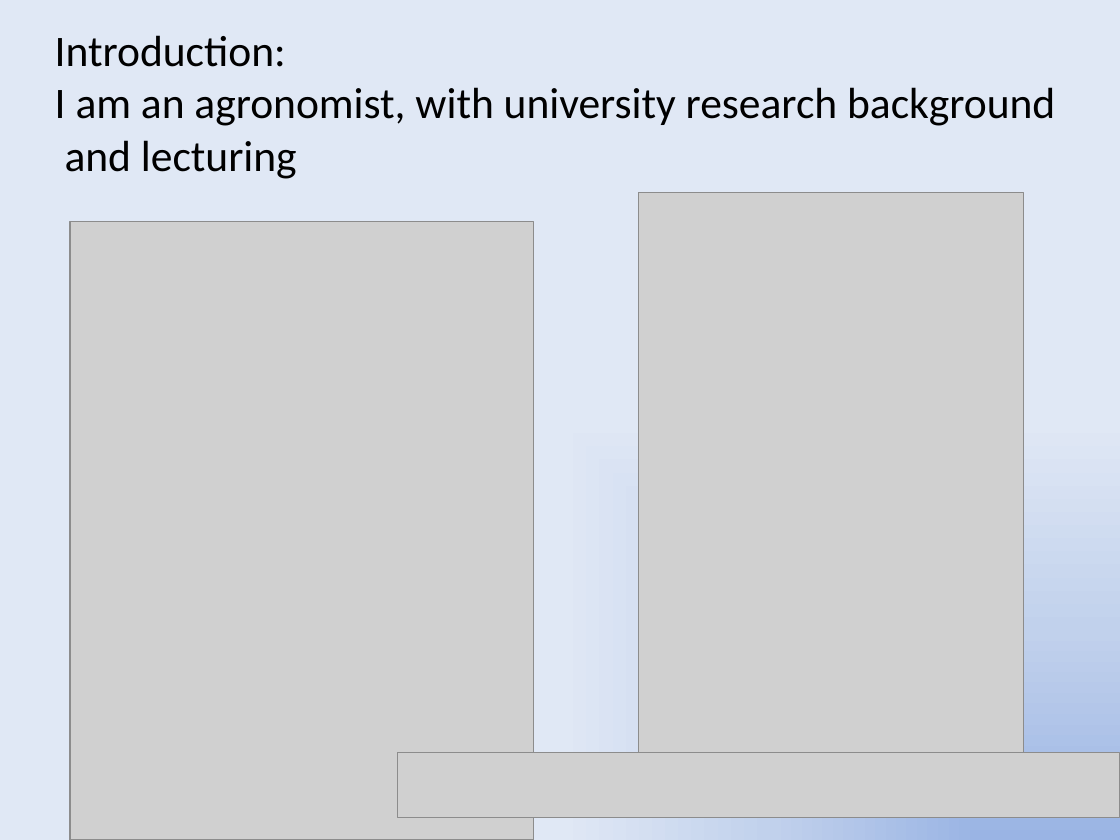
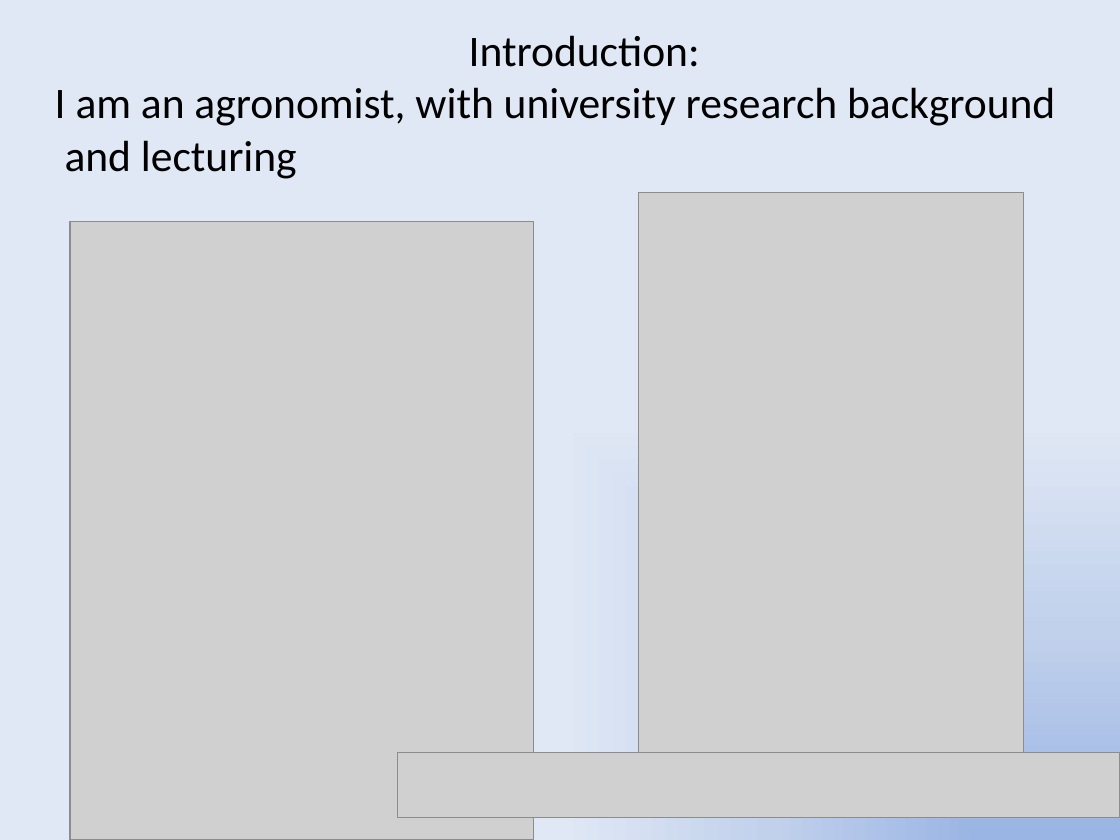
Before and after one commit to green-fox-academy/tapanyagszamitas, a slide deck: slide 2 of week-03/day-03-05/Péter JOLÁNKAI demo 3.pptx. Drawn at 1120x840 pixels with LibreOffice and Linux fonts; fonts in the diff are those of the drawing; grey boxes stand for pictures. Boxes give left, top, right and bottom in pixels: in the first picture for what was removed or moved away, otherwise in the second. Text is boxed around its words. In the diff, an @@ line names an element or a change of style, - is before the commit and + after.

```diff
--- a/week-03/day-03-05/Péter JOLÁNKAI demo 3.pptx
+++ b/week-03/day-03-05/Péter JOLÁNKAI demo 3.pptx
@@ text at <box>469,35,700,67</box>: alignment left to centre @@
```
Also in this commit, not shown: 2 other slides changed, 8 slides added, 6 slides removed, 6 other files.
